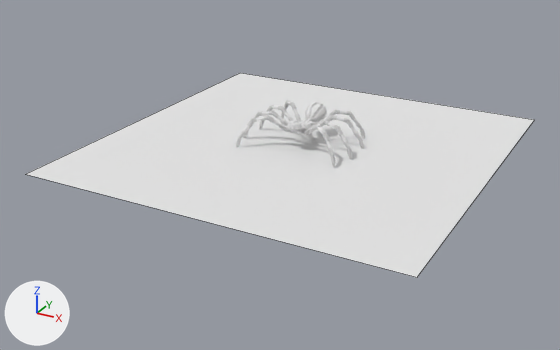
An edit to the Blender file blender/pysics_minirig_simp_zero.blend, drawn before and after from the same camera.
Rendered twice from a 50 mm camera at (17.6, -34.4, 14.2) aimed at (-0.6, -1.4, -2.3). Every picture has the same lights, and +X, +Y and +Z are marked at lower left. Mesh edges are drawn as thin lines on the coarser meshes.
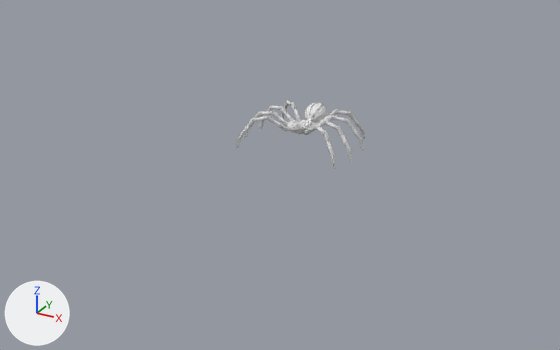
What the commit changed:
Object 'Plane' (ob_plane) is now hidden.

Changed parts and their boxes (x1, y1, x2, y2) in the pictures (560 x 350 px):
'Plane', hidden
    before: (27, 73, 534, 277)
